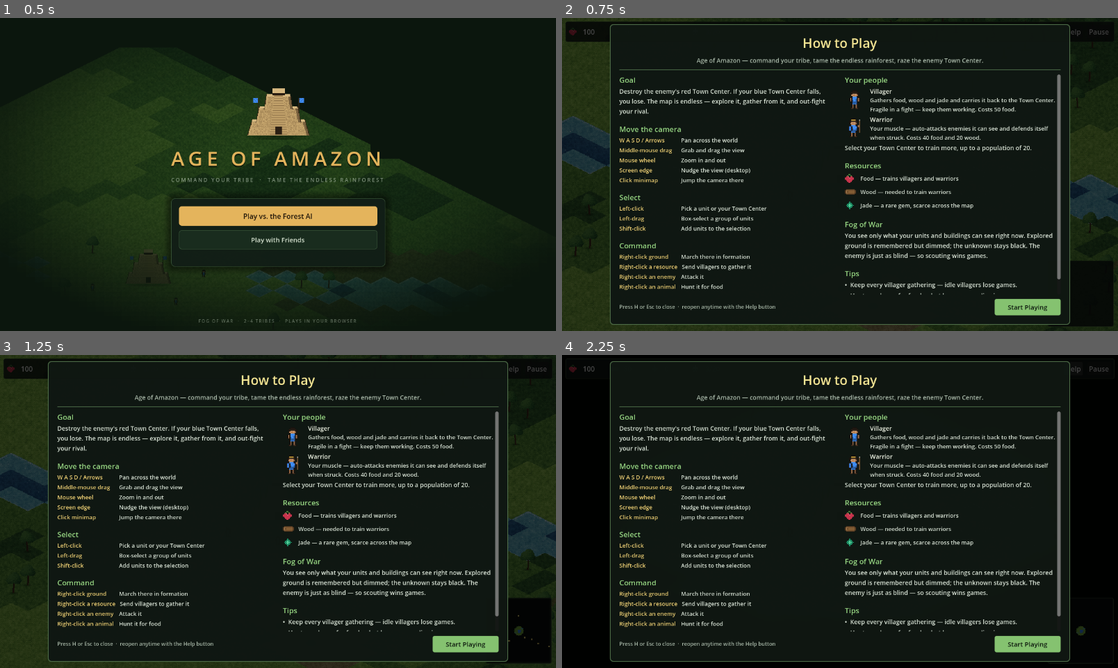
Above: before the commit, frames 1-4 (two rows, left to right).
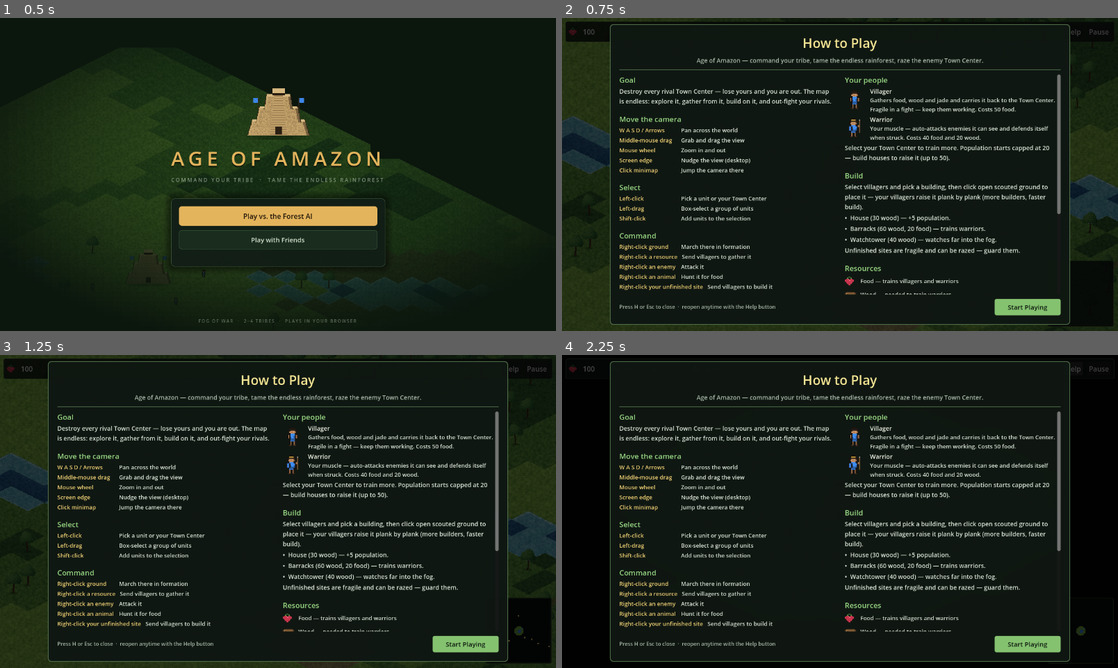
Above: after the commit, the same moments.

Repository: iagocavalcante/age-of-amazon
Game: Godot game, scene res://scenes/ui/MainMenu.tscn
Same seed, same stepped clock (60 frames per second), same inputs: the game is played once before the commit and once after it.
Inputs:
- Up to frame 1 (0.5 s): no input
- Up to frame 2 (0.75 s): click "Play vs. the Forest AI" at 0.5 s
- Up to frame 3 (1.25 s): no input
- Up to frame 4 (2.25 s): click "Start Playing" at 1.25 s; click "Help" at 2 s

Frame 1 is identical in both runs. In frame 2, 7.2% of the frame differs, in the area x 10-90%, y 22-89%; in frame 3, 7.2%; in frame 4, 7.2%.

Commit message:
docs(help): teach construction — Build section, houses raise the pop cap, multi-tribe goal

Diff:
--- a/scripts/ui/HelpScreen.gd
+++ b/scripts/ui/HelpScreen.gd
@@ -180,7 +180,7 @@
 
 func _build_left(col: VBoxContainer) -> void:
 	_add_section(col, "Goal")
-	_add_body(col, "Destroy the enemy's red Town Center. If your blue Town Center falls, you lose. The map is endless — explore it, gather from it, and out-fight your rival.")
+	_add_body(col, "Destroy every rival Town Center — lose yours and you are out. The map is endless: explore it, gather from it, build on it, and out-fight your rivals.")
 
 	_add_section(col, "Move the camera")
 	_add_control(col, "W A S D / Arrows", "Pan across the world")
@@ -199,12 +199,20 @@
 	_add_control(col, "Right-click a resource", "Send villagers to gather it")
 	_add_control(col, "Right-click an enemy", "Attack it")
 	_add_control(col, "Right-click an animal", "Hunt it for food")
+	_add_control(col, "Right-click your unfinished site", "Send villagers to build it")
 
 func _build_right(col: VBoxContainer) -> void:
 	_add_section(col, "Your people")
 	_add_unit(col, "villager", "Gathers food, wood and jade and carries it back to the Town Center. Fragile in a fight — keep them working. Costs 50 food.")
 	_add_unit(col, "warrior", "Your muscle — auto-attacks enemies it can see and defends itself when struck. Costs 40 food and 20 wood.")
-	_add_body(col, "Select your Town Center to train more, up to a population of %d." % Constants.POPULATION_CAP)
+	_add_body(col, "Select your Town Center to train more. Population starts capped at %d — build houses to raise it (up to %d)." % [Constants.POPULATION_CAP, Constants.POPULATION_CEILING])
+
+	_add_section(col, "Build")
+	_add_body(col, "Select villagers and pick a building, then click open scouted ground to place it — your villagers raise it plank by plank (more builders, faster build).")
+	_add_body(col, "•  House (30 wood) — +5 population.")
+	_add_body(col, "•  Barracks (60 wood, 20 food) — trains warriors.")
+	_add_body(col, "•  Watchtower (40 wood) — watches far into the fog.")
+	_add_body(col, "Unfinished sites are fragile and can be razed — guard them.")
 
 	_add_section(col, "Resources")
 	_add_resource(col, Constants.ResourceType.FOOD, "Food", "trains villagers and warriors")
@@ -218,6 +226,7 @@
 	_add_body(col, "•  Keep every villager gathering — idle villagers lose games.")
 	_add_body(col, "•  Hunt capybaras for food — but beware prowling jaguars.")
 	_add_body(col, "•  Scout before you strike — you can't hit what you can't see.")
+	_add_body(col, "•  A watchtower on a border ridge is worth three patrols.")
 
 # --- Builders ---
 
